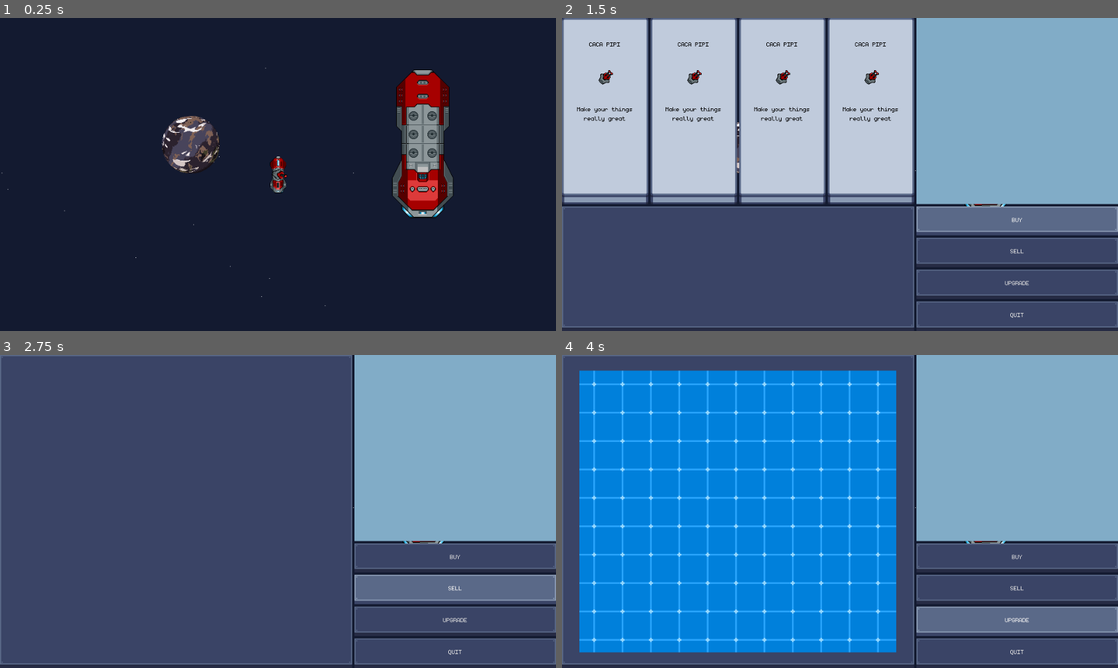
Above: before the commit, frames 1-4 (two rows, left to right).
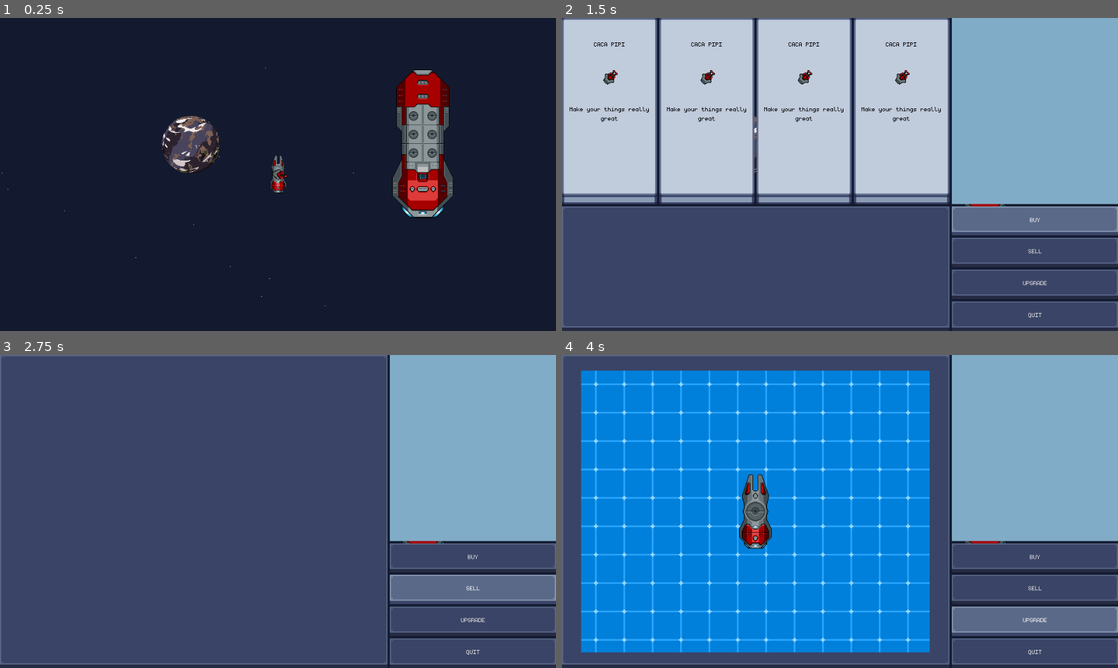
Above: after the commit, the same moments.

Repository: Ninesliced/gdc_project
Game: Godot game, scene res://scenes/main.tscn
The game is run twice, just before and just after one commit, with the same random seed, the same clock (stepped at 60 frames per second) and the same inputs. The engine's default icon, where the game draws it, is replaced by a stand-in: a white triangle on a blue panel in a dark square.
Inputs:
- Up to frame 1 (0.25 s): no input
- Up to frame 2 (1.5 s): tap Enter at 0.5 s; hold D (right) 0.53-1.25 s; tap E (interact) at 0.6 s; click "BUY" at 1.25 s
- Up to frame 3 (2.75 s): click "SELL" at 2 s
- Up to frame 4 (4 s): click "UPGRADE" at 2.75 s; tap Space at 3.5 s; hold S (down) from 3.53 s (still down); tap E (interact) at 3.6 s

The runs differ from the first frame. In frame 1, 0.2% of the frame differs, in the area x 48-52%, y 44-56%; in frame 2, 11%; in frame 3, 5.7%; in frame 4, 16%, in the area x 3-88%, y 0-99%.

Commit message:
Update player_stats.gd to include texture property

Diff:
--- a/entities/player/player.gd
+++ b/entities/player/player.gd
@@ -1,15 +1,34 @@
+@tool
 extends CharacterBody2D
 class_name Player
+
+@export var _player_stats : PlayerStats:
+    set(stats):
+        _player_stats = stats
+        if stats != null:
+            $Icon.texture = stats.texture
+
+
+@export var test : int = 0 :
+    set(value):
+        test = value
+        print("test", test)
 
 @onready var camera = $Camera2D
 @onready var health_component : HealthComponent = $HealthComponent
 
+func _ready() -> void:
+    PlayerData.player = self
+    print("player ready")
+    pass
+
+
 func _physics_process(delta: float) -> void:
-	move_and_collide(velocity * delta)
+    move_and_collide(velocity * delta)
 
 func _on_health_component_on_death() -> void:
-	print("dead")
-	queue_free()
+    print("dead")
+    queue_free()
 
 func _on_health_component_on_damage(damage: int) -> void:
-	print("Took", damage, "damage")
+    print("Took", damage, "damage")
--- a/entities/player/player_stats.gd
+++ b/entities/player/player_stats.gd
@@ -1,2 +1,4 @@
 extends Resource
 class_name PlayerStats
+
+@export var texture : Texture2D = load("res://assets/space_breaker_asset/Ships/Medium/body_02.png")
--- /dev/null
+++ b/entities/player/player_stats/player_base.tres
@@ -0,0 +1,8 @@
+[gd_resource type="Resource" script_class="PlayerStats" load_steps=3 format=3 uid="uid://bv7b42lp1dll5"]
+
+[ext_resource type="Script" path="res://entities/player/player_stats.gd" id="1_k0gno"]
+[ext_resource type="Texture2D" uid="uid://bqtdpn5sf17x4" path="res://assets/space_breaker_asset/Ships/Medium/body_01.png" id="2_4k17g"]
+
+[resource]
+script = ExtResource("1_k0gno")
+texture = ExtResource("2_4k17g")
--- a/entities/player/turn_ship.tscn
+++ b/entities/player/turn_ship.tscn
@@ -1,8 +1,9 @@
-[gd_scene load_steps=9 format=3 uid="uid://dy30yy5axn8vr"]
+[gd_scene load_steps=10 format=3 uid="uid://dy30yy5axn8vr"]
 
 [ext_resource type="PackedScene" uid="uid://b0cu8ml0ttn5j" path="res://entities/player/player.tscn" id="1_0dfpd"]
-[ext_resource type="Texture2D" uid="uid://cr65f13xwt747" path="res://assets/space_breaker_asset/Ships/Medium/body_02.png" id="2_x0wte"]
+[ext_resource type="Resource" uid="uid://bv7b42lp1dll5" path="res://entities/player/player_stats/player_base.tres" id="2_qi0ks"]
 [ext_resource type="PackedScene" uid="uid://b6jh8b7n8rf7c" path="res://entities/player/components/movement_component.tscn" id="3_2nx3a"]
+[ext_resource type="Texture2D" uid="uid://bqtdpn5sf17x4" path="res://assets/space_breaker_asset/Ships/Medium/body_01.png" id="3_us1kq"]
 [ext_resource type="Script" path="res://entities/player/components/movement_component.gd" id="4_5m1kd"]
 [ext_resource type="PackedScene" uid="uid://b51s7gt8mn0ih" path="res://entities/components/health_component.tscn" id="5_7pfo1"]
 [ext_resource type="PackedScene" uid="uid://bxvp8fluu1lsf" path="res://entities/player/components/slot_manager.tscn" id="6_jbqv1"]
@@ -13,6 +14,8 @@
 height = 26.5074
 
 [node name="CharacterBody2D" instance=ExtResource("1_0dfpd")]
+_player_stats = ExtResource("2_qi0ks")
+test = 23123
 
 [node name="CPUParticles2D" parent="." index="0"]
 z_index = -2
@@ -20,12 +23,13 @@
 emission_rect_extents = Vector2(1300, 1300)
 
 [node name="Icon" parent="." index="1"]
-texture = ExtResource("2_x0wte")
+texture = ExtResource("3_us1kq")
 
 [node name="Camera2D" parent="." index="2"]
 ignore_rotation = false
 position_smoothing_speed = 30.0
 rotation_smoothing_enabled = true
+rotation_smoothing_speed = 1.0
 
 [node name="CollisionShape2D" parent="." index="3"]
 scale = Vector2(1.66685, 2.22579)
--- a/globals/player_data.gd
+++ b/globals/player_data.gd
@@ -1,14 +1,28 @@
 extends Node
-
+var player = null
 var player_rotation = 0
 var money = 0
 var inventory = []
 
 # Called when the node enters the scene tree for the first time.
 func _ready() -> void:
+	# var players = get_tree().get_nodes_in_group("player")
+	# if players.size() > 0:
+	# 	player = players[0]
 	pass # Replace with function body.
 
 
 # Called every frame. 'delta' is the elapsed time since the previous frame.
 func _process(delta: float) -> void:
 	pass
+
+
+func get_player() -> Player:
+	return player
+
+func get_player_stats() -> PlayerStats:
+	if player == null:
+		print("warning: player not found")
+		return null
+	print(player._player_stats)
+	return player._player_stats
--- a/globals/shop_data.gd
+++ b/globals/shop_data.gd
@@ -17,11 +17,9 @@
 
 
 func open_shop() -> void:
-	shop.show()
-	get_tree().paused = true
+	shop.open_shop()
 	pass
 
 func close_shop() -> void:
-	shop.hide()
-	get_tree().paused = false
+	shop.close_shop()
 	pass
--- a/project.godot
+++ b/project.godot
@@ -17,8 +17,8 @@
 
 [autoload]
 
+ShopData="*res://globals/shop_data.gd"
 PlayerData="*res://globals/player_data.gd"
-ShopData="*res://globals/shop_data.gd"
 
 [display]
 
--- a/ui/Shops/shop.gd
+++ b/ui/Shops/shop.gd
@@ -11,9 +11,9 @@
 var currentShopType : ShopType = ShopType.BUY
 
 @onready var buy_ui : VBoxContainer = $Shop/HBoxContainer/Buy
-@onready var upgrade_ui : VBoxContainer = $Shop/HBoxContainer/Upgrade
+@onready var upgrade_ui : Upgrade = $Shop/HBoxContainer/Upgrade
 @onready var sell : VBoxContainer =  $Shop/HBoxContainer/Sell
-
+@onready var animation_player : AnimationPlayer = $AnimationPlayer
 var dict_type : Dictionary = {}
 
 var box_card : PackedScene = preload("res://ui/Shops/shop_box.tscn")
@@ -48,11 +48,18 @@
 
 # no need to look
 
-func show_type(shop_type : ShopType) -> void:
+func show_type(shop_type : ShopType, animate:bool = false) -> void:
+	if animate:
+		animation_player.play("Fall")
+
+		await animation_player.animation_finished
 	for type in dict_type.keys():
 		dict_type[type].hide()
 
 	dict_type[shop_type].show()
+
+	if animate:
+		animation_player.play("rise")
 
 func _on_buy_button_pressed():
 	show_type(ShopType.BUY)
@@ -64,8 +71,20 @@
 
 func _on_upgrade_button_pressed():
 	show_type(ShopType.UPGRADE)
+	upgrade_ui.update_player_stats()
 	pass
 
 func _on_quit_button_pressed():
-	ShopData.close_shop()
+	close_shop()
 	pass
+
+func open_shop() -> void:
+	show_type(ShopType.BUY, false)
+	show()
+	get_tree().paused = true
+	pass
+
+func close_shop() -> void:
+	hide()
+	get_tree().paused = false
+	pass
--- a/ui/Shops/shop.tscn
+++ b/ui/Shops/shop.tscn
@@ -1,10 +1,69 @@
-[gd_scene load_steps=6 format=3 uid="uid://c1u4h1x8nx1t3"]
+[gd_scene load_steps=13 format=3 uid="uid://c1u4h1x8nx1t3"]
 
 [ext_resource type="Script" path="res://ui/Shops/shop.gd" id="1_rgx1f"]
 [ext_resource type="Texture2D" uid="uid://2p5xlj0knnee" path="res://assets/ui/button.png" id="2_1qmga"]
 [ext_resource type="PackedScene" uid="uid://cyhe2a2unekfj" path="res://ui/Shops/shop_box.tscn" id="2_r8d14"]
 [ext_resource type="PackedScene" uid="uid://c2eemep8skl7h" path="res://ui/ui_button.tscn" id="3_mej8u"]
+[ext_resource type="Script" path="res://ui/Shops/upgrade.gd" id="4_57mfb"]
 [ext_resource type="Texture2D" uid="uid://xw68rrdxl2ih" path="res://assets/ui/shops/blueprint.png" id="4_f3fbu"]
+
+[sub_resource type="StyleBoxEmpty" id="StyleBoxEmpty_ssw87"]
+
+[sub_resource type="Theme" id="Theme_admy7"]
+Panel/styles/panel = SubResource("StyleBoxEmpty_ssw87")
+
+[sub_resource type="Animation" id="Animation_w645c"]
+resource_name = "Fall"
+length = 0.4
+tracks/0/type = "value"
+tracks/0/imported = false
+tracks/0/enabled = true
+tracks/0/path = NodePath("Shop/Gates/Panel/NinePatchRect:position")
+tracks/0/interp = 1
+tracks/0/loop_wrap = true
+tracks/0/keys = {
+"times": PackedFloat32Array(0, 0.4),
+"transitions": PackedFloat32Array(1.68179, 1.46409),
+"update": 0,
+"values": [Vector2(0, -544), Vector2(0, 0)]
+}
+
+[sub_resource type="Animation" id="Animation_xdmmr"]
+length = 0.001
+tracks/0/type = "value"
+tracks/0/imported = false
+tracks/0/enabled = true
+tracks/0/path = NodePath("Shop/Gates/Panel/NinePatchRect:position")
+tracks/0/interp = 1
+tracks/0/loop_wrap = true
+tracks/0/keys = {
+"times": PackedFloat32Array(0),
+"transitions": PackedFloat32Array(1),
+"update": 0,
+"values": [Vector2(0, -544)]
+}
+
+[sub_resource type="Animation" id="Animation_tlvpr"]
+resource_name = "rise"
+tracks/0/type = "value"
+tracks/0/imported = false
+tracks/0/enabled = true
+tracks/0/path = NodePath("Shop/Gates/Panel/NinePatchRect:position")
+tracks/0/interp = 1
+tracks/0/loop_wrap = true
+tracks/0/keys = {
+"times": PackedFloat32Array(0, 1),
+"transitions": PackedFloat32Array(0.63728, 1),
+"update": 0,
+"values": [Vector2(0, 0), Vector2(1, -548)]
+}
+
+[sub_resource type="AnimationLibrary" id="AnimationLibrary_mkkd2"]
+_data = {
+"Fall": SubResource("Animation_w645c"),
+"RESET": SubResource("Animation_xdmmr"),
+"rise": SubResource("Animation_tlvpr")
+}
 
 [node name="Shop" type="CanvasLayer"]
 process_mode = 3
@@ -28,7 +87,6 @@
 mouse_filter = 2
 
 [node name="Buy" type="VBoxContainer" parent="Shop/HBoxContainer"]
-visible = false
 layout_mode = 2
 size_flags_horizontal = 3
 size_flags_stretch_ratio = 0.7
@@ -69,9 +127,11 @@
 patch_margin_bottom = 12
 
 [node name="Upgrade" type="VBoxContainer" parent="Shop/HBoxContainer"]
-layout_mode = 2
-size_flags_horizontal = 3
-size_flags_stretch_ratio = 0.7
+visible = false
+layout_mode = 2
+size_flags_horizontal = 3
+size_flags_stretch_ratio = 0.7
+script = ExtResource("4_57mfb")
 
 [node name="NinePatchRect" type="NinePatchRect" parent="Shop/HBoxContainer/Upgrade"]
 layout_mode = 2
@@ -83,7 +143,7 @@
 patch_margin_right = 7
 patch_margin_bottom = 12
 
-[node name="BoxContainer" type="BoxContainer" parent="Shop/HBoxContainer/Upgrade/NinePatchRect"]
+[node name="Panel" type="Panel" parent="Shop/HBoxContainer/Upgrade/NinePatchRect"]
 layout_mode = 1
 anchors_preset = -1
 anchor_left = 0.05
@@ -93,17 +153,33 @@
 grow_horizontal = 2
 grow_vertical = 2
 
-[node name="TextureRect" type="TextureRect" parent="Shop/HBoxContainer/Upgrade/NinePatchRect/BoxContainer"]
-layout_mode = 2
+[node name="TextureRect" type="TextureRect" parent="Shop/HBoxContainer/Upgrade/NinePatchRect/Panel"]
+layout_mode = 1
+anchors_preset = 15
+anchor_right = 1.0
+anchor_bottom = 1.0
+grow_horizontal = 2
+grow_vertical = 2
 size_flags_horizontal = 3
 texture = ExtResource("4_f3fbu")
 stretch_mode = 1
 
+[node name="Ship" type="TextureRect" parent="Shop/HBoxContainer/Upgrade/NinePatchRect/Panel"]
+layout_mode = 1
+anchors_preset = -1
+anchor_left = 0.5
+anchor_top = 0.5
+anchor_right = 0.5
+anchor_bottom = 0.5
+grow_horizontal = 2
+grow_vertical = 2
+metadata/_edit_use_anchors_ = true
+
 [node name="StaticRight" type="VBoxContainer" parent="Shop/HBoxContainer"]
 custom_minimum_size = Vector2(200, 2.08165e-12)
 layout_mode = 2
 size_flags_horizontal = 3
-size_flags_stretch_ratio = 0.4
+size_flags_stretch_ratio = 0.3
 mouse_filter = 2
 
 [node name="icon" type="ColorRect" parent="Shop/HBoxContainer/StaticRight"]
@@ -134,7 +210,49 @@
 layout_mode = 2
 text = "QUIT"
 
+[node name="Gates" type="HBoxContainer" parent="Shop"]
+layout_mode = 1
+anchors_preset = 15
+anchor_right = 1.0
+anchor_bottom = 1.0
+grow_horizontal = 2
+grow_vertical = 2
+mouse_filter = 2
+
+[node name="Panel" type="Panel" parent="Shop/Gates"]
+layout_mode = 2
+size_flags_horizontal = 3
+size_flags_stretch_ratio = 0.7
+mouse_filter = 2
+theme = SubResource("Theme_admy7")
+
+[node name="NinePatchRect" type="NinePatchRect" parent="Shop/Gates/Panel"]
+layout_mode = 1
+anchors_preset = -1
+anchor_right = 1.0
+anchor_bottom = 1.0
+offset_top = -544.0
+offset_bottom = -544.0
+grow_horizontal = 2
+grow_vertical = 2
+texture = ExtResource("2_1qmga")
+region_rect = Rect2(0, 0, 32, 32)
+patch_margin_left = 9
+patch_margin_top = 7
+patch_margin_right = 7
+patch_margin_bottom = 13
+
+[node name="Panel2" type="Panel" parent="Shop/Gates"]
+layout_mode = 2
+size_flags_horizontal = 3
+size_flags_stretch_ratio = 0.3
+mouse_filter = 2
+theme = SubResource("Theme_admy7")
+
 [node name="AnimationPlayer" type="AnimationPlayer" parent="."]
+libraries = {
+"": SubResource("AnimationLibrary_mkkd2")
+}
 
 [connection signal="pressed" from="Shop/HBoxContainer/StaticRight/buttons/BuyButton" to="." method="_on_buy_button_pressed"]
 [connection signal="pressed" from="Shop/HBoxContainer/StaticRight/buttons/SellButton" to="." method="_on_sell_button_pressed"]
--- /dev/null
+++ b/ui/Shops/upgrade.gd
@@ -0,0 +1,21 @@
+extends VBoxContainer
+class_name Upgrade
+var player_stats : PlayerStats = null
+@onready var ship_texture : TextureRect = $NinePatchRect/Panel/Ship
+
+# Called when the node enters the scene tree for the first time.
+func _ready() -> void:
+	pass # Replace with function body.
+
+
+# Called every frame. 'delta' is the elapsed time since the previous frame.
+func _process(delta: float) -> void:
+	pass
+
+func update_player_stats() -> void:
+	var new_stats = PlayerData.get_player_stats()
+	if new_stats == null:
+		return
+	player_stats = new_stats
+	ship_texture.texture = player_stats.texture
+	pass
